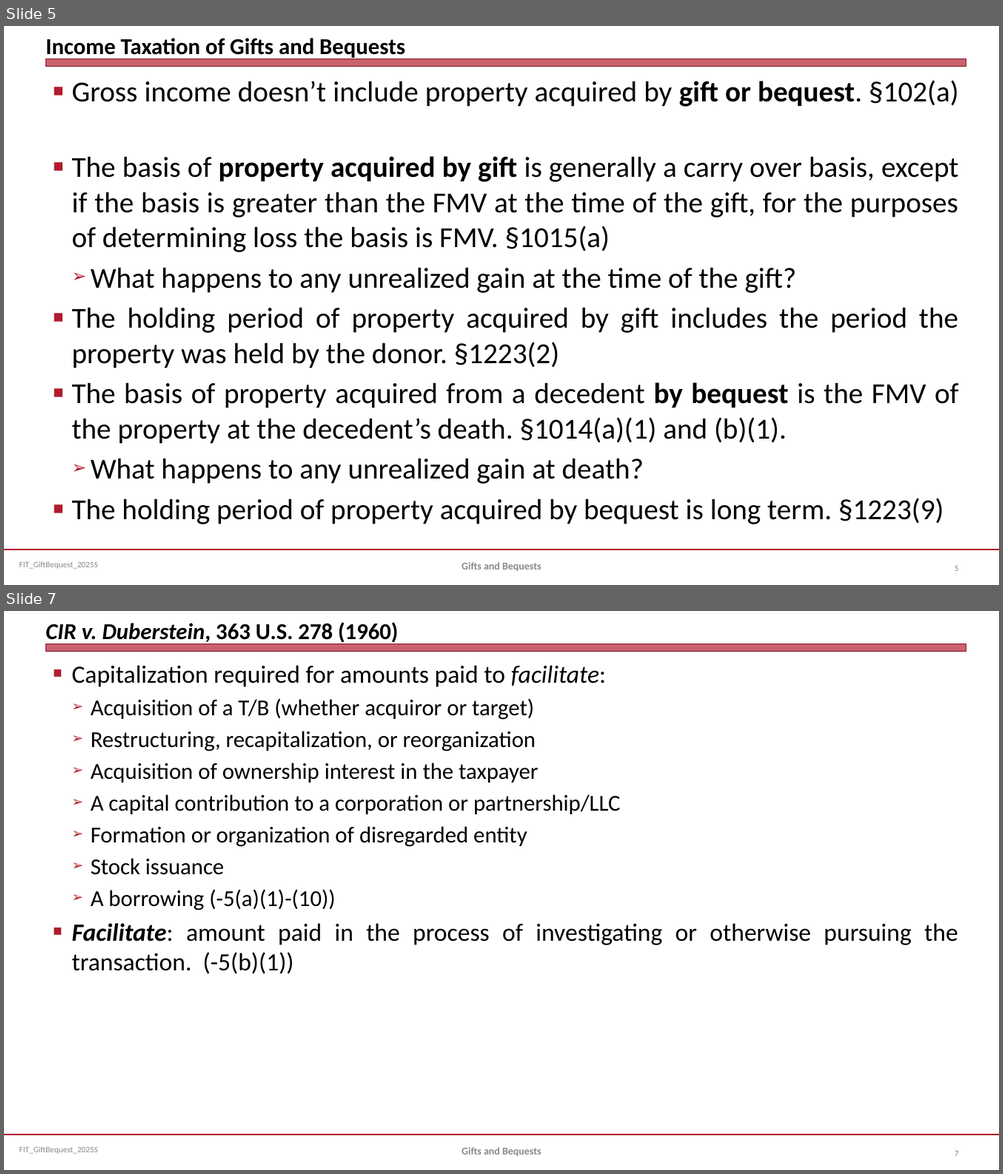
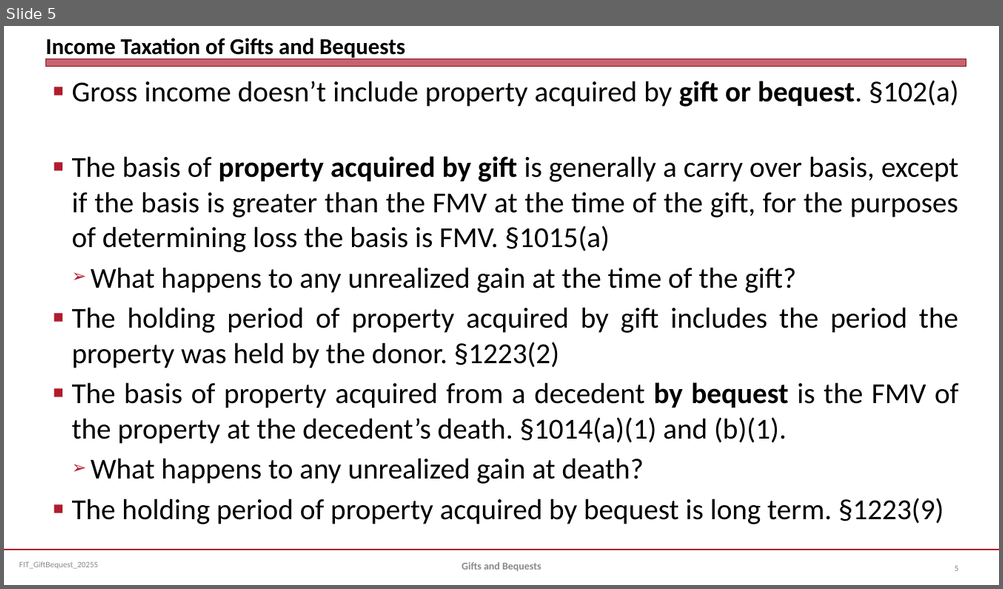
Before and after one commit to jmc877/Fed-Income-Tax, a slide deck: slides/FIT_GiftBequest_2025S.pptx. Shown one above the other, each under a label of ours: slides 5 and 7 before the commit, slide 5 after it; the slides between them are not shown. The pictures are 1003x1174 and 1003x589 pixels, drawn with LibreOffice and Linux fonts; fonts in the diff are those of the drawing. Boxes give left, top, right and bottom in pixels: in the first picture for what was removed or moved away, otherwise in the second. Text is boxed around its words. In the diff, an @@ line names an element or a change of style, - is before the commit and + after.

```diff
--- a/slides/FIT_GiftBequest_2025S.pptx
+++ b/slides/FIT_GiftBequest_2025S.pptx
@@ slide 7 removed at [4, 611, 999, 1170], background #FFFFFF; not listed: 3 template elements that a slide beside it also shows @@
@@ title removed at [45, 622, 398, 645] @@
-CIR v. Duberstein, 363 U.S. 278 (1960)
@@ text removed at [72, 665, 958, 974] @@
-■ Capitalization required for amounts paid to facilitate:
-  ➢ Acquisition of a T/B (whether acquiror or target)
-  ➢ Restructuring, recapitalization, or reorganization
-  ➢ Acquisition of ownership interest in the taxpayer
-  ➢ A capital contribution to a corporation or partnership/LLC
-  ➢ Formation or organization of disregarded entity
-  ➢ Stock issuance
-  ➢ A borrowing (-5(a)(1)-(10))
-■ Facilitate: amount paid in the process of investigating or otherwise pursuing the transaction. (-5(b)(1))
@@ text removed at [461, 1147, 541, 1156] @@
-Gifts and Bequests
@@ page number removed at [954, 1151, 959, 1156] @@
-7
```
Also in this commit, not shown: 2 slides changed, 2 slides added, 4 other slides removed, 1 other file.
